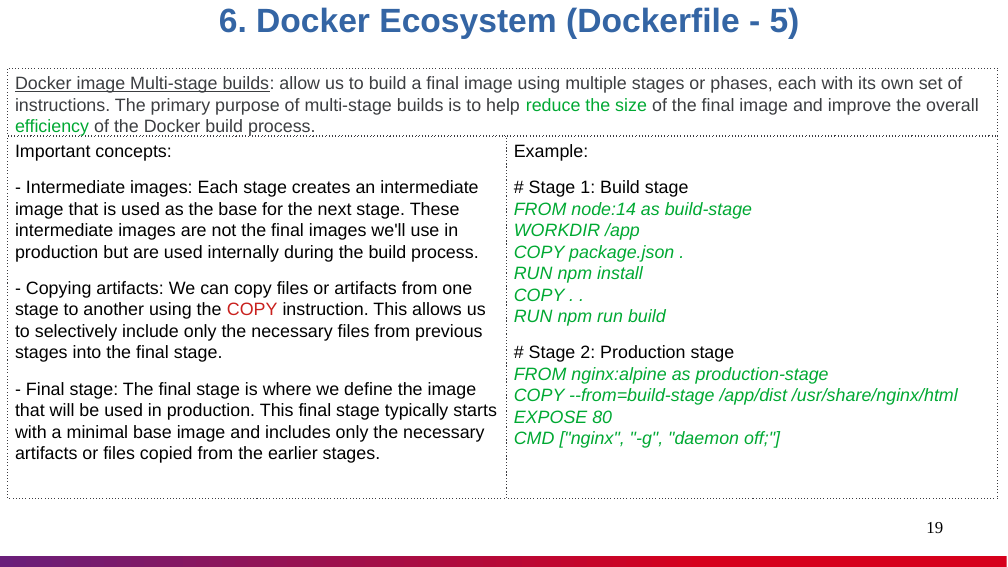
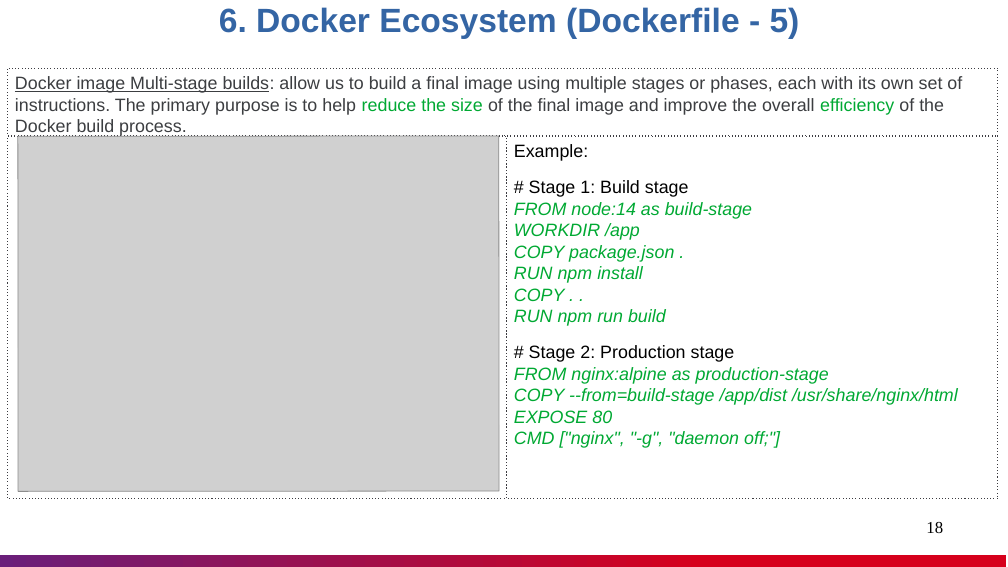
Before and after one commit to nashtech-garage/azure-devops-ci-cd, a slide deck: slide 18 of docker-demo/documents/Docker_Knowledge_Sharing.pptx (slide 19 before the commit). Drawn at 1008x567 pixels with LibreOffice and Linux fonts; fonts in the diff are those of the drawing; grey boxes stand for pictures. Boxes give left, top, right and bottom in pixels: in the first picture for what was removed or moved away, otherwise in the second. Text is boxed around its words. In the diff, an @@ line names an element or a change of style, - is before the commit and + after.

Commit message:
update docker-demo document for Docker course

```diff
--- a/docker-demo/documents/Docker_Knowledge_Sharing.pptx
+++ b/docker-demo/documents/Docker_Knowledge_Sharing.pptx
@@ text in rectangle at [15,76,962,136]: text changed @@
-Docker image Multi-stage builds: allow us to build a final image using multiple stages or phases, each with its own set of instructions. The primary purpose of multi-stage builds is to help reduce the size of the final image and improve the overall efficiency of the Docker build process.
+Docker image Multi-stage builds: allow us to build a final image using multiple stages or phases, each with its own set of instructions. The primary purpose is to help reduce the size of the final image and improve the overall efficiency of the Docker build process.
@@ text in rectangle at [15,144,497,463]: text removed @@
-Important concepts:
-- Intermediate images: Each stage creates an intermediate image that is used as the base for the next stage. These intermediate images are not the final images we'll use in production but are used internally during the build process.
-- Copying artifacts: We can copy files or artifacts from one stage to another using the COPY instruction. This allows us to selectively include only the necessary files from previous stages into the final stage.
-- Final stage: The final stage is where we define the image that will be used in production. This final stage typically starts with a minimal base image and includes only the necessary artifacts or files copied from the earlier stages.
@@ picture added at [18,136,499,492] @@
@@ page number at [926,522,943,533]: text changed @@
-19
+18
```
Also in this commit, not shown: 13 other slides changed, 1 slide removed.
